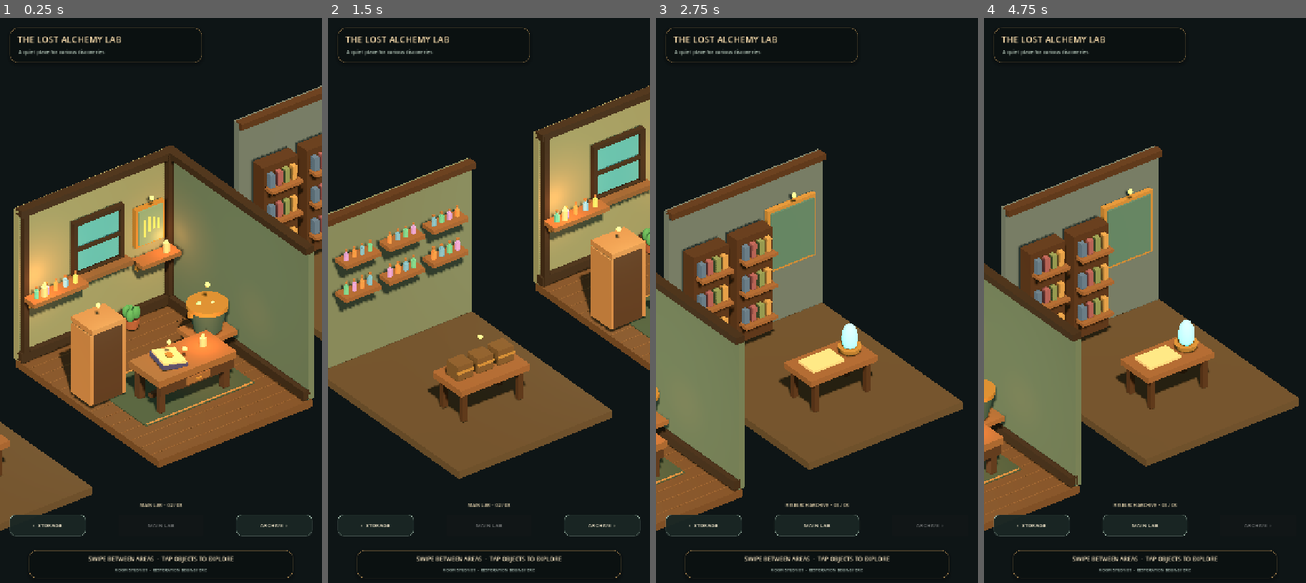
Above: before the commit, frames 1-4 (left to right).
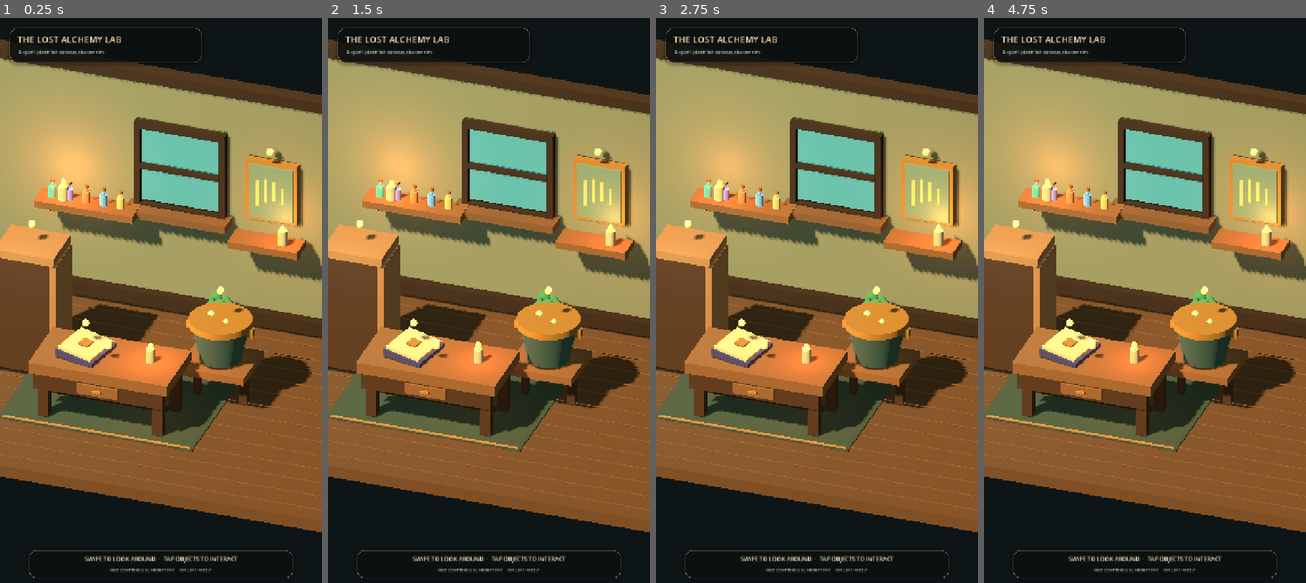
Above: after the commit, the same moments.

Repository: Kryodo/spell-sort-game
Game: Godot game, scene res://scenes/lab_room_prototype.tscn
Two runs of this game, one before a commit and one after it. Both use one fixed random seed, a clock stepped at 60 frames per second and the inputs below.
Inputs (mouse positions are in pixels of both pictures, inside the frame that each line leads up to):
- Up to frame 1 (0.25 s): no input
- Up to frame 2 (1.5 s): click (376, 526) at 0.5 s, where only the run before the commit has a clickable "‹ STORAGE"; click (489, 526) at 1.25 s, where only the run before the commit has a clickable "MAIN LAB"
- Up to frame 3 (2.75 s): click (929, 526) at 2 s, where only the run before the commit has a clickable "ARCHIVE ›"
- Up to frame 4 (4.75 s): click (1032, 526) at 2.75 s, where only the run before the commit has a clickable "‹ STORAGE"; click (1145, 526) at 3.5 s, where only the run before the commit has a clickable "MAIN LAB"; click (1257, 526) at 4.25 s, where only the run before the commit has a clickable "ARCHIVE ›"

The runs differ from the first frame. In frame 1, 71% of the frame differs, in the area x 0-100%, y 3-99%; in frame 2, 70%; in frame 3, 73%; in frame 4, 73%.

Commit message:
Replace hub snap navigation with bounded free panning and restore 2D puzzle flow

Diff:
--- a/scripts/lab_room_prototype.gd
+++ b/scripts/lab_room_prototype.gd
@@ -1,8 +1,8 @@
 extends Node3D
 
-const PUZZLE_SCENE := "res://scenes/alchemy_3d_experiment.tscn"
+const PUZZLE_SCENE := "res://scenes/alchemy_interaction_test.tscn"
 const CHAPTER_SCENE := "res://scenes/chapter_forest_prototype.tscn"
-const ROOM_WIDTH := 5.45
+const ROOM_WIDTH := 21.5
 const ROOM_DEPTH := 6.75
 const WALL_HEIGHT := 5.0
 
@@ -17,15 +17,11 @@
 var _flame_lights: Array[OmniLight3D] = []
 var _flame_base_positions: Array[Vector3] = []
 var _elapsed := 0.0
-var _hub_page := 1
-var _camera_home_position := Vector3.ZERO
-var _camera_tween: Tween
-var _page_label: Label
-var _storage_button: Button
-var _lab_button: Button
-var _archive_button: Button
-var _swipe_start := Vector2.ZERO
-var _swipe_active := false
+var _camera_look_target := Vector3(0.45, 1.55, 0.0)
+var _gesture_start := Vector2.ZERO
+var _gesture_last := Vector2.ZERO
+var _gesture_active := false
+var _gesture_moved := false
 
 
 func _ready() -> void:
@@ -68,14 +64,13 @@
 	_camera.projection = Camera3D.PROJECTION_ORTHOGONAL
 	# View into the open front-left corner, looking diagonally across both interior walls.
 	# The wider orthographic frame compensates for the portrait viewport.
-	_camera.size = 16.2
-	_camera.position = Vector3(-7.8, 10.5, 11.0)
+	_camera.size = 10.7
+	_camera.position = Vector3(4.2, 8.1, 10.8)
 	_camera.near = 0.05
 	_camera.far = 60.0
 	add_child(_camera)
-	_camera.look_at(Vector3(0.45, 1.95, 0.0), Vector3.UP)
+	_camera.look_at(_camera_look_target, Vector3.UP)
 	_camera.make_current()
-	_camera_home_position = _camera.position
 
 
 func _build_room() -> void:
@@ -85,20 +80,24 @@
 	var side_wall_material := _mat(Color(0.34, 0.40, 0.34))
 	var trim_material := _mat(Color(0.20, 0.15, 0.11))
 
+	# One continuous shell replaces the old three-room strip. The side areas
+	# remain part of the same laboratory and are reached by free camera panning.
 	_add_box("Floor", Vector3(ROOM_WIDTH, 0.24, ROOM_DEPTH), Vector3(0.0, -0.12, 0.75), floor_material)
 	for index in range(14):
 		var z := -2.48 + float(index) * 0.48
 		_add_box("FloorPlankSeam_%02d" % index, Vector3(ROOM_WIDTH - 0.06, 0.018, 0.018), Vector3(0.0, 0.012, z), plank_material)
 
 	_add_box("BackWall", Vector3(ROOM_WIDTH, WALL_HEIGHT, 0.20), Vector3(0.0, WALL_HEIGHT * 0.5, -2.62), back_wall_material)
+	_add_box("LeftWall", Vector3(0.20, WALL_HEIGHT, ROOM_DEPTH), Vector3(-ROOM_WIDTH * 0.5, WALL_HEIGHT * 0.5, 0.70), side_wall_material)
 	_add_box("RightWall", Vector3(0.20, WALL_HEIGHT, ROOM_DEPTH), Vector3(ROOM_WIDTH * 0.5, WALL_HEIGHT * 0.5, 0.70), side_wall_material)
 
 	_add_box("BackWallTopTrim", Vector3(ROOM_WIDTH, 0.22, 0.30), Vector3(0.0, WALL_HEIGHT - 0.05, -2.48), trim_material)
+	_add_box("LeftWallTopTrim", Vector3(0.30, 0.22, ROOM_DEPTH), Vector3(-ROOM_WIDTH * 0.5 + 0.05, WALL_HEIGHT - 0.05, 0.70), trim_material)
 	_add_box("RightWallTopTrim", Vector3(0.30, 0.22, ROOM_DEPTH), Vector3(ROOM_WIDTH * 0.5 - 0.05, WALL_HEIGHT - 0.05, 0.70), trim_material)
 	_add_box("BackSkirting", Vector3(ROOM_WIDTH, 0.28, 0.24), Vector3(0.0, 0.18, -2.45), trim_material)
+	_add_box("LeftSkirting", Vector3(0.24, 0.28, ROOM_DEPTH), Vector3(-ROOM_WIDTH * 0.5 + 0.16, 0.18, 0.70), trim_material)
 	_add_box("RightSkirting", Vector3(0.24, 0.28, ROOM_DEPTH), Vector3(ROOM_WIDTH * 0.5 - 0.16, 0.18, 0.70), trim_material)
 
-	# Window and frame on the rear wall.
 	var window_glass := _mat(Color(0.29, 0.57, 0.61), 0.0, 0.18)
 	_add_box("WindowGlass", Vector3(1.55, 1.55, 0.055), Vector3(0.0, 3.05, -2.475), window_glass)
 	_add_box("WindowFrameLeft", Vector3(0.13, 1.82, 0.16), Vector3(-0.84, 3.05, -2.40), trim_material)
@@ -108,11 +107,9 @@
 	_add_box("WindowCrossbar", Vector3(1.58, 0.075, 0.12), Vector3(0.0, 3.05, -2.35), trim_material)
 	_add_box("WindowSill", Vector3(2.02, 0.15, 0.42), Vector3(0.0, 2.14, -2.25), plank_material)
 
-	# Architectural posts give the room a simple, readable frame.
-	_add_box("BackPostLeft", Vector3(0.20, WALL_HEIGHT, 0.22), Vector3(-2.56, 2.5, -2.43), trim_material)
-	_add_box("BackPostRight", Vector3(0.20, WALL_HEIGHT, 0.22), Vector3(2.56, 2.5, -2.43), trim_material)
-
-	# A restrained floor rug anchors the central work area.
+	_add_box("BackPostLeft", Vector3(0.20, WALL_HEIGHT, 0.22), Vector3(-ROOM_WIDTH * 0.5 + 0.12, 2.5, -2.43), trim_material)
+	_add_box("BackPostRight", Vector3(0.20, WALL_HEIGHT, 0.22), Vector3(ROOM_WIDTH * 0.5 - 0.12, 2.5, -2.43), trim_material)
+
 	var rug_material := _mat(Color(0.23, 0.28, 0.22))
 	_add_box("WorkbenchRug", Vector3(3.85, 0.035, 2.65), Vector3(0.0, 0.025, 1.15), rug_material)
 	_add_box("RugBorderFront", Vector3(3.72, 0.018, 0.055), Vector3(0.0, 0.05, 2.43), _mat(Color(0.61, 0.43, 0.24)))
@@ -207,13 +204,9 @@
 	var wood := _mat(Color(0.27, 0.18, 0.12))
 	var wood_light := _mat(Color(0.48, 0.32, 0.20))
 	var brass := _mat(Color(0.70, 0.52, 0.27), 0.35)
-	var floor_material := _mat(Color(0.31, 0.25, 0.18))
 
 	# Storage wing to the left of the central laboratory.
 	var storage_x := -7.8
-	_add_box("StorageFloor", Vector3(5.45, 0.24, ROOM_DEPTH), Vector3(storage_x, -0.12, 0.75), floor_material)
-	_add_box("StorageBackWall", Vector3(5.45, WALL_HEIGHT, 0.20), Vector3(storage_x, 2.5, -2.62), _mat(Color(0.39, 0.43, 0.36)))
-	_add_box("StorageBackTrim", Vector3(5.45, 0.20, 0.28), Vector3(storage_x, 4.94, -2.48), wood)
 	for shelf_index in range(3):
 		var shelf_x := storage_x - 1.65 + float(shelf_index) * 1.55
 		_add_box("StorageShelf_%d" % shelf_index, Vector3(1.25, 0.13, 0.52), Vector3(shelf_x, 2.55, -2.06), wood_light)
@@ -234,9 +227,6 @@
 
 	# Research archive to the right of the central laboratory.
 	var archive_x := 7.8
-	_add_box("ArchiveFloor", Vector3(5.45, 0.24, ROOM_DEPTH), Vector3(archive_x, -0.12, 0.75), floor_material)
-	_add_box("ArchiveBackWall", Vector3(5.45, WALL_HEIGHT, 0.20), Vector3(archive_x, 2.5, -2.62), _mat(Color(0.34, 0.39, 0.40)))
-	_add_box("ArchiveBackTrim", Vector3(5.45, 0.20, 0.28), Vector3(archive_x, 4.94, -2.48), wood)
 	for shelf_index in range(2):
 		var shelf_x := archive_x - 1.65 + float(shelf_index) * 1.55
 		_add_box("ArchiveBookcase_%d" % shelf_index, Vector3(1.24, 3.42, 0.48), Vector3(shelf_x, 1.91, -2.18), wood)
@@ -320,44 +310,17 @@
 
 	var footer := _make_panel(Rect2(65.0, 1188.0, 590.0, 62.0), Color(0.045, 0.067, 0.068, 0.78), Color(0.78, 0.61, 0.36, 0.40), 16)
 	root.add_child(footer)
-	var instruction := _make_label("SWIPE BETWEEN AREAS  ·  TAP OBJECTS TO EXPLORE", 13, Color(0.98, 0.91, 0.77))
+	var instruction := _make_label("SWIPE TO LOOK AROUND  ·  TAP OBJECTS TO INTERACT", 13, Color(0.98, 0.91, 0.77))
 	instruction.horizontal_alignment = HORIZONTAL_ALIGNMENT_CENTER
 	instruction.position = Vector2(12.0, 8.0)
 	instruction.size = Vector2(566.0, 22.0)
 	footer.add_child(instruction)
-	var footer_note := _make_label("ROOM STUDY 01  ·  RESTORATION BEGINS HERE", 9, Color(0.71, 0.80, 0.76))
+	var footer_note := _make_label("ONE CONTINUOUS LABORATORY  ·  EXPLORE FREELY", 9, Color(0.71, 0.80, 0.76))
 	footer_note.horizontal_alignment = HORIZONTAL_ALIGNMENT_CENTER
 	footer_note.position = Vector2(12.0, 32.0)
 	footer_note.size = Vector2(566.0, 18.0)
 	footer.add_child(footer_note)
 
-	var navigation_y := 1108.0
-	_storage_button = _make_button("‹  STORAGE", false)
-	_storage_button.position = Vector2(22.0, navigation_y)
-	_storage_button.size = Vector2(170.0, 48.0)
-	_storage_button.pressed.connect(func(): _set_hub_page(0))
-	root.add_child(_storage_button)
-
-	_lab_button = _make_button("MAIN LAB", false)
-	_lab_button.position = Vector2(265.0, navigation_y)
-	_lab_button.size = Vector2(190.0, 48.0)
-	_lab_button.pressed.connect(func(): _set_hub_page(1))
-	root.add_child(_lab_button)
-
-	_page_label = _make_label("MAIN LAB  ·  02 / 03", 10, Color(0.90, 0.83, 0.68))
-	_page_label.position = Vector2(190.0, navigation_y - 34.0)
-	_page_label.size = Vector2(340.0, 26.0)
-	_page_label.horizontal_alignment = HORIZONTAL_ALIGNMENT_CENTER
-	root.add_child(_page_label)
-
-	_archive_button = _make_button("ARCHIVE  ›", false)
-	_archive_button.position = Vector2(528.0, navigation_y)
-	_archive_button.size = Vector2(170.0, 48.0)
-	_archive_button.pressed.connect(func(): _set_hub_page(2))
-	root.add_child(_archive_button)
-	_storage_button.disabled = false
-	_lab_button.disabled = true
-	_archive_button.disabled = false
 
 	_modal = _make_panel(Rect2(76.0, 492.0, 568.0, 292.0), Color(0.055, 0.078, 0.075, 0.97), Color(0.86, 0.69, 0.43, 0.92), 22)
 	_modal.visible = false
@@ -555,57 +518,76 @@
 func _unhandled_input(event: InputEvent) -> void:
 	if _modal != null and _modal.visible:
 		return
-
 	if event is InputEventScreenTouch:
 		if event.pressed:
-			_swipe_start = event.position
-			_swipe_active = true
+			_begin_hub_gesture(event.position)
 		else:
 			_finish_hub_gesture(event.position)
+	elif event is InputEventScreenDrag:
+		_update_hub_gesture(event.position)
 	elif event is InputEventMouseButton and event.button_index == MOUSE_BUTTON_LEFT:
 		if event.pressed:
-			_swipe_start = event.position
-			_swipe_active = true
+			_begin_hub_gesture(event.position)
 		else:
 			_finish_hub_gesture(event.position)
-	elif event is InputEventMouseMotion and not _swipe_active:
-		_update_hover(event.position)
+	elif event is InputEventMouseMotion:
+		if _gesture_active and (event.button_mask & MOUSE_BUTTON_MASK_LEFT) != 0:
+			_update_hub_gesture(event.position)
+		elif not _gesture_active:
+			_update_hover(event.position)
+
+
+func _begin_hub_gesture(screen_position: Vector2) -> void:
+	_gesture_active = true
+	_gesture_moved = false
+	_gesture_start = screen_position
+	_gesture_last = screen_position
+
+
+func _update_hub_gesture(screen_position: Vector2) -> void:
+	if not _gesture_active:
+		return
+	var delta := screen_position - _gesture_last
+	if delta.length() > 1.0:
+		_pan_camera(delta)
+		_gesture_last = screen_position
+	if screen_position.distance_to(_gesture_start) > 12.0:
+		_gesture_moved = true
 
 
 func _finish_hub_gesture(screen_position: Vector2) -> void:
-	if not _swipe_active:
+	if not _gesture_active:
 		return
-	var delta := screen_position - _swipe_start
-	_swipe_active = false
-	if absf(delta.x) > 86.0 and absf(delta.x) > absf(delta.y) * 1.2:
-		_set_hub_page(_hub_page + (1 if delta.x < 0.0 else -1))
-	elif delta.length() < 30.0:
+	_update_hub_gesture(screen_position)
+	_gesture_active = false
+	if not _gesture_moved and screen_position.distance_to(_gesture_start) < 24.0:
 		_try_interact(screen_position)
 
 
-func _set_hub_page(page: int) -> void:
-	var next_page := clampi(page, 0, 2)
-	if next_page == _hub_page:
+func _pan_camera(screen_delta: Vector2) -> void:
+	if _camera == null:
 		return
-	_hub_page = next_page
-	if is_instance_valid(_camera_tween):
-		_camera_tween.kill()
-	var target_position := _camera_home_position + Vector3(float(_hub_page - 1) * 8.0, 0.0, 0.0)
-	_camera_tween = create_tween()
-	_camera_tween.set_trans(Tween.TRANS_CUBIC).set_ease(Tween.EASE_IN_OUT)
-	_camera_tween.tween_property(_camera, "position", target_position, 0.55)
-
-	if is_instance_valid(_page_label):
-		match _hub_page:
-			0:
-				_page_label.text = "INGREDIENT STORES  ·  01 / 03"
-			1:
-				_page_label.text = "MAIN LAB  ·  02 / 03"
-			2:
-				_page_label.text = "RESEARCH ARCHIVE  ·  03 / 03"
-	_storage_button.disabled = _hub_page == 0
-	_lab_button.disabled = _hub_page == 1
-	_archive_button.disabled = _hub_page == 2
+	var viewport_height := maxf(1.0, get_viewport().get_visible_rect().size.y)
+	var world_per_pixel := _camera.size / viewport_height
+	var screen_right := _camera.global_basis.x
+	screen_right.y = 0.0
+	screen_right = screen_right.normalized()
+	var screen_up := _camera.global_basis.y
+	screen_up.y = 0.0
+	screen_up = screen_up.normalized()
+	var requested_shift := (-screen_right * screen_delta.x + screen_up * screen_delta.y) * world_per_pixel
+	requested_shift.y = 0.0
+
+	var next_target := _camera_look_target + requested_shift
+	next_target.x = clampf(next_target.x, -6.4, 6.4)
+	next_target.z = clampf(next_target.z, -0.8, 0.8)
+	var actual_shift := next_target - _camera_look_target
+	actual_shift.y = 0.0
+	if actual_shift.length_squared() < 0.000001:
+		return
+	_camera_look_target = next_target
+	_camera.position += actual_shift
+	_camera.look_at(_camera_look_target, Vector3.UP)
 
 
 func _try_interact(screen_position: Vector2) -> void:
